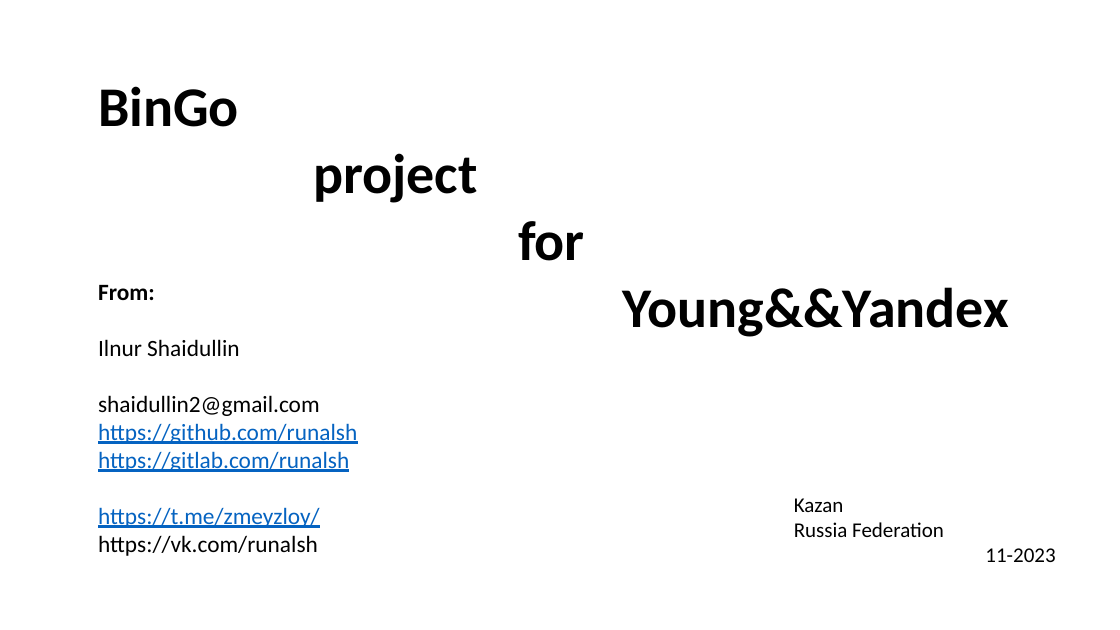
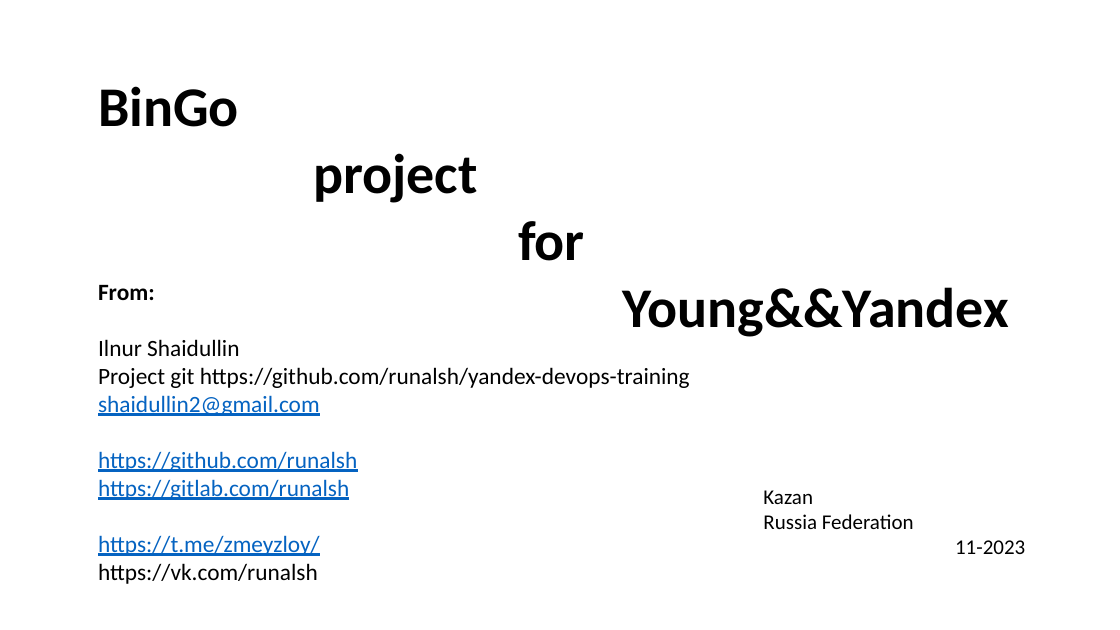
Before and after one commit to runalsh/yandex-young-devops-training, a slide deck: slide 1 of presentation.pptx. Drawn at 1120x630 pixels with LibreOffice and Linux fonts; fonts in the diff are those of the drawing. Boxes give left, top, right and bottom in pixels: in the first picture for what was removed or moved away, otherwise in the second. Text is boxed around its words. In the diff, an @@ line names an element or a change of style, - is before the commit and + after.

Commit message:
final

```diff
--- a/presentation.pptx
+++ b/presentation.pptx
@@ text at (x1=98, y1=367, x2=690, y2=388): paragraph added @@
+Project git https://github.com/runalsh/yandex-devops-training
@@ text at (x1=98, y1=395, x2=320, y2=416): text colour #000000 to #0563C1, underline on in "shaidullin2@gmail.com" @@
@@ text "Kazan" moved from (x1=794, y1=498, x2=1055, y2=562) to (x1=763, y1=490, x2=1025, y2=554) @@
```
